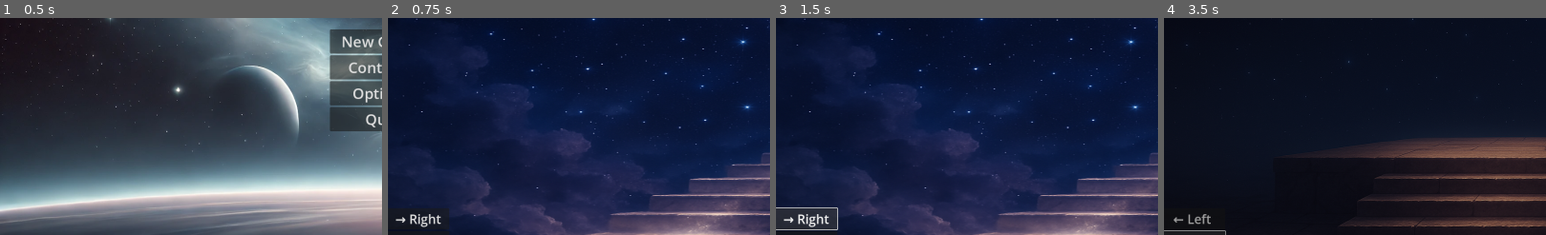
Above: before the commit, frames 1-4 (left to right).
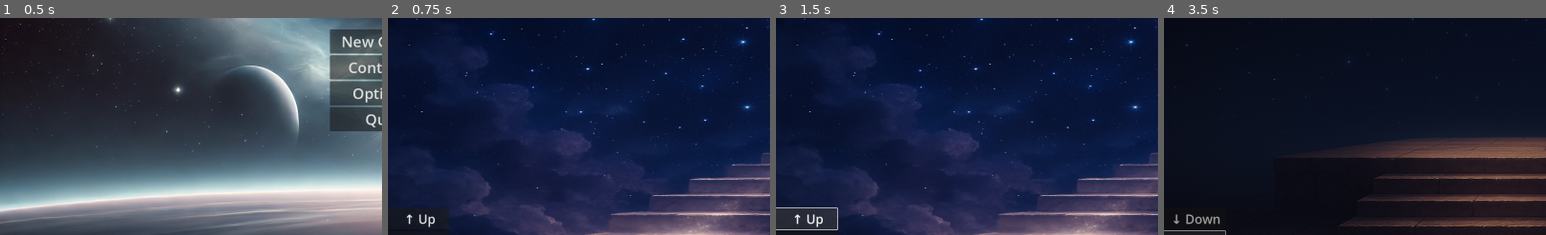
Above: after the commit, the same moments.

Repository: JDSalisbury/godot_Riviera
Game: Godot game, scene res://scenes/title_screen.tscn
Same seed, same stepped clock (60 frames per second), same inputs: the game is played once before the commit and once after it.
Inputs (mouse positions are % of the whole screen's width and height, from its top left):
- Up to frame 1 (0.5 s): no input
- Up to frame 2 (0.75 s): click "New Game" at 0.5 s
- Up to frame 3 (1.5 s): click (4, 82) at 1.25 s, where only the run before the commit has a clickable "→ Right"
- Up to frame 4 (3.5 s): click (4, 82) at 2 s, where only the run after the commit has a clickable "↑ Up"; click "⊕ Inspect" at 2.75 s
The pictures show only the part of the screen within x 0-50%, y 36-86%; the shares and areas given below are measured in that part.

Frame 1 is identical in both runs. In frame 2, 0.3% of the frame differs, in the area x 2-14%, y 90-97%; in frame 3, 0.3%; in frame 4, 0.3%.

Commit message:
Add support for progressive inspect messages based on repeat interactions
- Tracks how many times each inspect option is used per screen
- Supports displaying alternate messages via 'additional_message'
- Optional: override TP cost or transition to a new screen
- Resets usage count on screen transition

Diff:
--- a/data/screens.json
+++ b/data/screens.json
@@ -2,7 +2,7 @@
 	"start": {
 		"background": "res://assets/backgrounds/stairway.png",
 		"triggers": {
-			"right": {
+			"up": {
 				"message": "You ascend to the glowing landing.",
 				"next_screen": "landing"
 			},
@@ -12,11 +12,38 @@
 					{
 						"label": "Inspect the crystal symbol",
 						"message": "It pulses faintly with heat.",
-						"tp_cost": 2
+						"tp_cost": 2,
+						"additional_message": {
+							"2": {
+								"message": "Still just faintly pulsing...."
+							}
+						}
 					},
 					{
 						"label": "Inspect the ancient runes",
-						"message": "They're written in a lost celestial script."
+						"message": "They're written in a lost celestial script.",
+						"additional_message": {
+							"2": {
+								"message": "You feel a strange energy emanating from them."
+							},
+							"3": {
+								"message": "The energy is responding to your continued interest."
+							},
+							"4": {
+								"message": "You feel a surge of power as you touch the runes."
+							},
+							"5": {
+								"message": "The runes seem to be a key to something greater."
+							},
+							"6": {
+								"message": "You feel a connection to the universe itself."
+							},
+							"7": {
+								"message": "The runes seem to be a key to something greater.",
+								"tp_cost": "2",
+								"next_screen": "hidden_chamber"
+							},
+						}
 					}
 				]
 			}
@@ -25,12 +52,12 @@
 	"landing": {
 		"background": "res://assets/backgrounds/landing.png",
 		"triggers": {
-			"left": {
+			"down": {
 				"message": "You descend the staircase back to the beginning.",
 				"next_screen": "start"
 			},
 			"up": {
-				"message": "A hidden stairway reveals itself above...",
+				"message": "You ascend the mysterious stairway...",
 				"next_screen": "empty_space",
 				"hidden": true
 			},
@@ -39,7 +66,7 @@
 				"options": [
 					{
 						"label": "Inspect the crystal symbol",
-						"message": "It pulses faintly with heat.",
+						"message": "Upon brushing the symbols, a hidden stairway reveals itself above...",
 						"unlocks_direction": "up"
 					},
 					{
@@ -62,11 +89,9 @@
 				"options": [
 					{
 						"label": "Touch the glowing shard",
-						"message": "It pulses with heat and then dissolves into light.",
+						"message": "It pulses with heat and then dissolves into light, as the light clears you find yourself in a hidden chamber.",
 						"tp_cost": 2,
 						"once": true,
-						"grants_tp": 3,
-						"unlocks_direction": "up",
 						"grants_item": {
 							"id": "crystal_shard",
 							"type": "key"
@@ -80,5 +105,28 @@
 				]
 			}
 		}
+	},
+	"hidden_chamber": {
+		"background": "res://assets/backgrounds/deep_space.png",
+		"triggers": {
+			"inspect": {
+				"message": "You are surrounded by the darkness. What will you do?",
+				"options": [
+					{
+						"label": "Reach into the darkness",
+						"message": "You feel a warm pulse of energy. It seems to be a obsidian shard.",
+						"grants_item": {
+							"id": "obsidian_shard",
+							"type": "key"
+						}
+					},
+					{
+						"label": "Leap into the darkness",
+						"message": "You leap and descend into darkness.",
+						"next_screen": "start"
+					}
+				]
+			}
+		}
 	}
 }
--- a/scripts/look_mode.gd
+++ b/scripts/look_mode.gd
@@ -2,6 +2,7 @@
 
 var screens = {}
 var current_screen = "start"
+var option_interactions := {}
 
 func _ready():
 	load_screen_data()
@@ -83,12 +84,12 @@
 
 	current_screen = screen_name
 	var data = screens[screen_name]
+	option_interactions.clear()
 
 	$Background.texture = load(data["background"])
 
 	update_tp_bar()
 	set_direction_buttons_visible(true)
-
 	$TriggerButtons/LeftButton.visible = is_trigger_visible("left")
 	$TriggerButtons/RightButton.visible = is_trigger_visible("right")
 	$TriggerButtons/UpButton.visible = is_trigger_visible("up")
@@ -132,8 +133,46 @@
 					GameState.mark_option_used(current_screen, option_data.label)
 
 				# Show message
-				if option_data.has("message"):
+			# Count how many times this option has been used
+				var label = option_data["label"]
+				if not option_interactions.has(label):
+					option_interactions[label] = 0
+				option_interactions[label] += 1
+				var count = option_interactions[label]
+
+				# Show alternate message based on count
+				var alt_message = null
+				var alt_data = null
+				if option_data.has("additional_message"):
+					alt_data = option_data["additional_message"].get(str(count), null)
+					if alt_data and alt_data.has("message"):
+						alt_message = alt_data["message"]
+
+
+				# Optional override of TP cost or behavior
+				if alt_data and alt_data.has("tp_cost"):
+					var override_cost = int(alt_data["tp_cost"])
+					if GameState.trigger_points < override_cost:
+						$DialogBox.show_message("Not enough TP to do that.")
+						return
+					GameState.trigger_points -= override_cost
+					update_tp_bar()
+
+				# Handle possible next_screen override
+				if alt_data and alt_data.has("next_screen"):
+					await get_tree().create_timer(1.5).timeout
+					$ChoiceBox.hide()
+					fade_to_black(func():
+						load_screen(alt_data["next_screen"])
+					)
+					return
+
+				# Show the message
+				if alt_message:
+					$DialogBox.show_message(alt_message)
+				elif option_data.has("message"):
 					$DialogBox.show_message(option_data["message"])
+
 
 				# Grant TP
 				if option_data.has("grants_tp"):
@@ -143,7 +182,6 @@
 				# Unlock direction
 				if option_data.has("unlocks_direction"):
 					GameState.unlock_direction(current_screen, option_data["unlocks_direction"])
-					load_screen(current_screen)
 
 				# Grant item
 				if option_data.has("grants_item"):
@@ -167,7 +205,6 @@
 		return
 
 	if trigger_data.has("message"):
-		$DialogBox.clear()
 		$DialogBox.show_message(trigger_data["message"])
 
 	if trigger_data.has("next_screen"):
